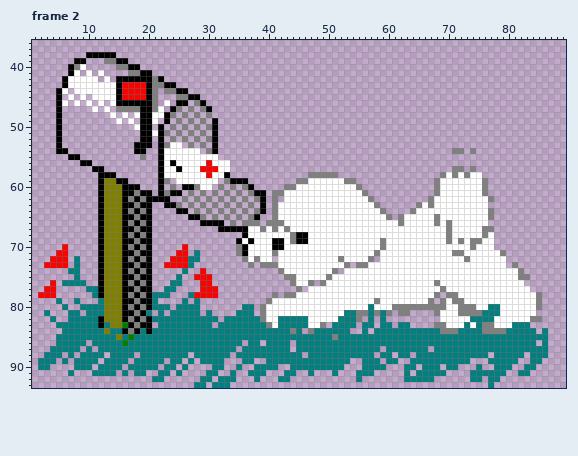
One commit to this animated GIF sprite: images/mailbox.gif. That is the earlier state.
The file is 92x94 pixels, 2 frames. Shown: frame 2: x 1..89, y 36..93.
After the commit:
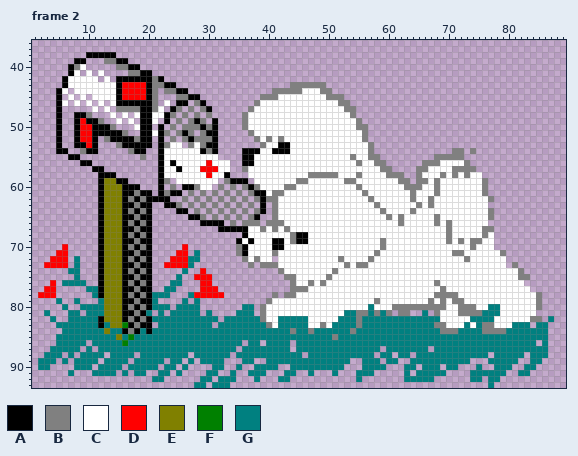
Palette (. is transparent): A #000000  B #808080  C #ffffff  D #ff0000  E #808000  F #008000  G #008080
Difference:
Changed rows in their new state; - is an unchanged pixel.
Frame 2:
first column x 8:
43 ------------------------------------BBBBBB------------------------
44 ---------------------------------BBBBBCCCBB-----------------------
45 -------------------------------BBBCCCCCCCCBBB---------------------
46 ------------------------------BCCCCCCCCCCCCCBB--------------------
47 -----------------------------BCCCCCCCCCCCCCCCBB-------------------
48 AAB-------------------------BCCCCCCCCCCCCCCCCCB-------------------
49 ADAAB---------------A-------BCCCCCCCCCCCCCCCCCCB------------------
50 ADDAAAB------------B-A------BCCCCCCCCCCCCCCCCCCBB-----------------
51 ADDAAAAAB---------A---A------BCCCCCCCCCCCCCCCCCCB-----------------
52 ADDA-BAAAAB--------A-B--------BCBCBCCCCCCCCCCCCCB-----------------
53 AADA---BAA----------C-A--------BCCAACCCCCCCCCCCCCB----------------
54 -BAA-----B-----------A------AAACCAAACCCCCCCCCCCCCB----------------
55 ----------------------------AACCCCCCCCCCCCCCCCBCCBB---------BBBBB-
56 ----------------------------AACCCCCCCCCCCCCCCCCBCCBB------BBBCCCCB
57 ----------------------------BCCCCCCCCCCCCCCCCCCCCCCBB----BBCCCC--B
58 -----------------------------CCCCCCCCCC-----CCCBCCCCBBB--BCCC-----
59 ------------------------------CCCCCCC----------CCCCCCCBB-BBC------
60 ------------------------------BCCCC-------------CCCCCCCBBBCC------
61 --------------------------------C----------------CCCCCCCBCCC------
62 --------------------------------B-C---------------CCCCCCBCC-------
63 ---------------------------------------------------CCCCCC---------
64 ----------------------------------------------------CCCC----------
65 -----------------------------------------------------C------------
first column x 32:
72 --------------------------C-----------------------------
73 ----------------------C---------------------------------
74 --------------------C-----------------------------------
76 ----------------C---------------------------------------
77 ------------B-B-----------------------------------------
78 D------------------------------------B------------------
79 ------------------------------------C-------------------
81 ----------------------------------G---------------------
82 ------------------------G-G-GGGGGGGGG------------------G
83 ------------------C----B--G--G--GGGG-----------------GG-
84 --------------G-------BG-G---------------------------G--
